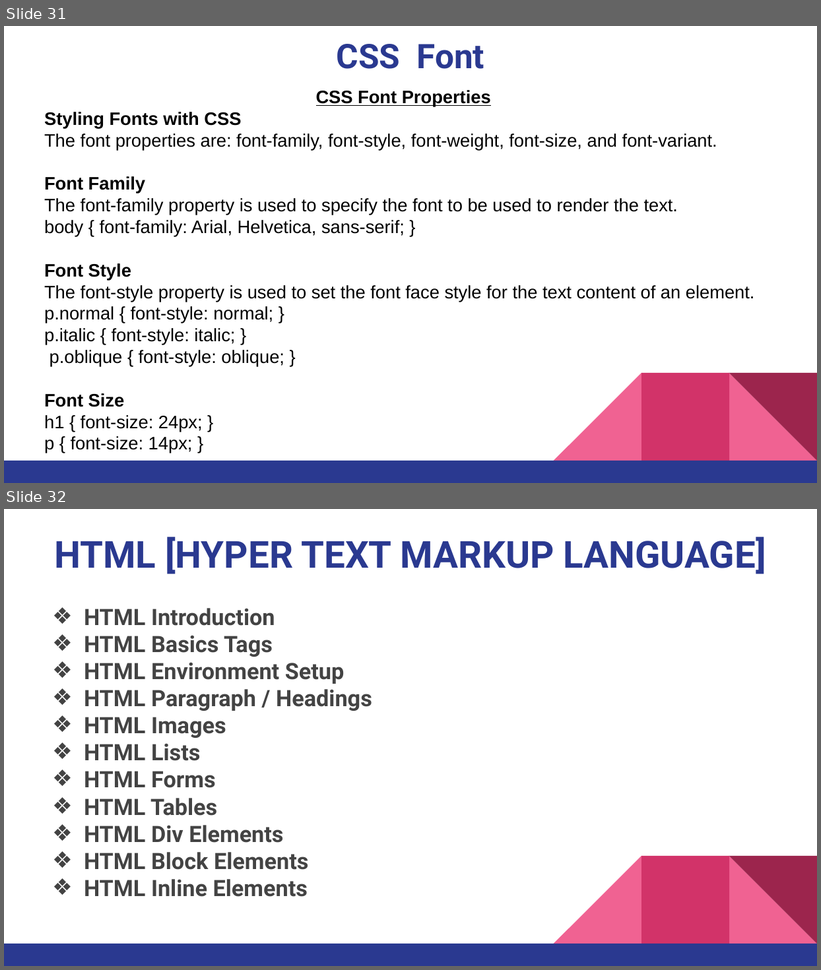
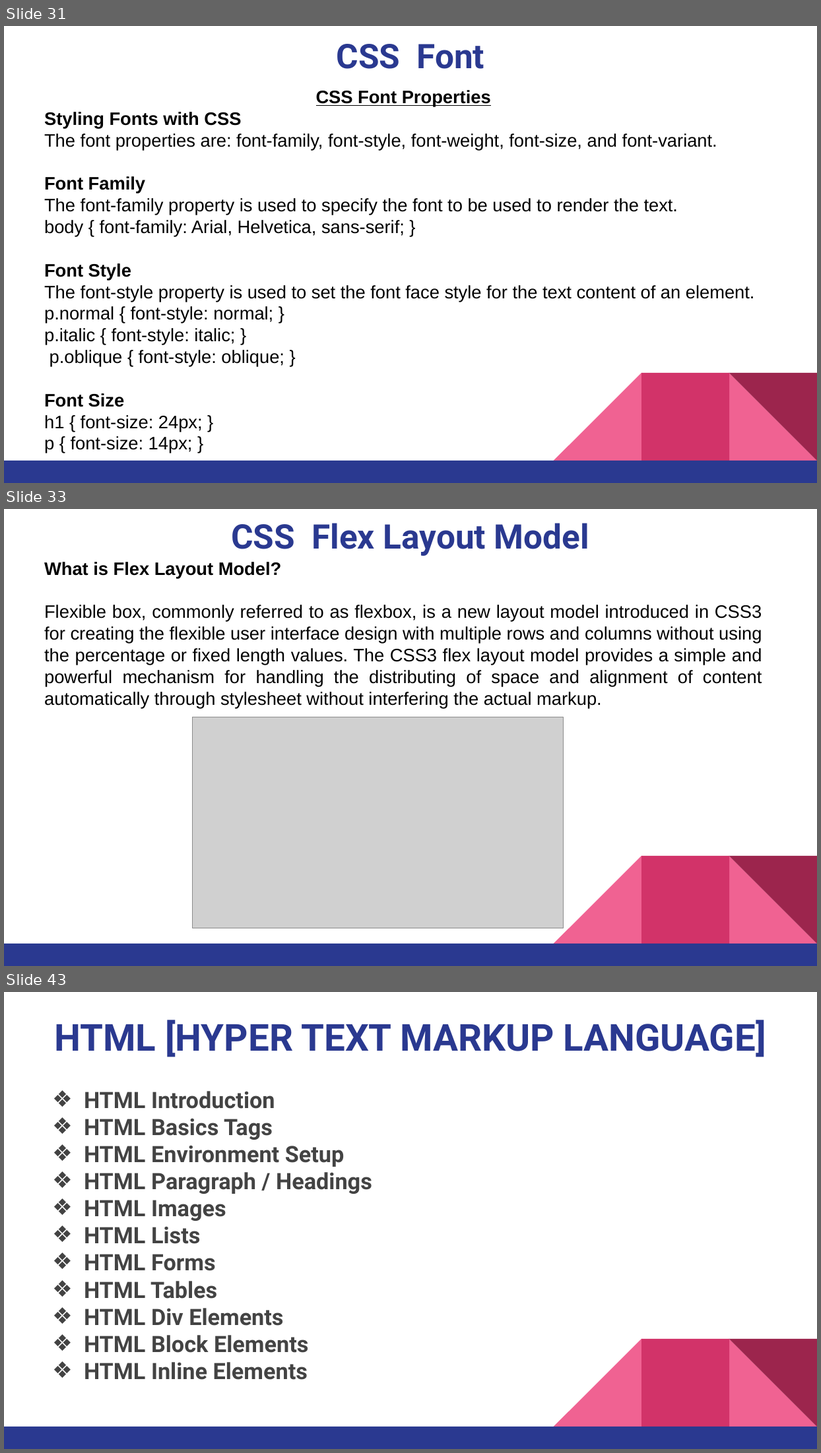
Before and after one commit to pnytrainingrepo/Webdevelopment, a slide deck: CSS Course.pptx. Shown one above the other, each under a label of ours: slides 31 and 32 before the commit, slides 31, 33 and 43 after it; the slides between them are not shown. The pictures are 821x970 and 821x1453 pixels, drawn with LibreOffice and Linux fonts; fonts in the diff are those of the drawing; grey boxes stand for pictures. Boxes give left, top, right and bottom in pixels: in the first picture for what was removed or moved away, otherwise in the second. Text is boxed around its words. In the diff, an @@ line names an element or a change of style, - is before the commit and + after.

```diff
--- a/CSS Course.pptx
+++ b/CSS Course.pptx
@@ slide 33 added at <box>4,509,817,966</box>, background #FFFFFF; not listed: 5 template elements that a slide beside it also shows @@
@@ title added at <box>231,523,589,556</box>, 30 pt, text #2A3990, bold @@
+CSS Flex Layout Model
@@ text added at <box>44,562,762,708</box>, 16 pt, text #000000 @@
+What is Flex Layout Model?
+Flexible box, commonly referred to as flexbox, is a new layout model introduced in CSS3 for creating the flexible user interface design with multiple rows and columns without using the percentage or fixed length values. The CSS3 flex layout model provides a simple and powerful mechanism for handling the distributing of space and alignment of content automatically through stylesheet without interfering the actual markup.
@@ picture added at <box>193,717,564,929</box> @@
@@ what was slide 32 is now slide 43 @@
```
Also in this commit, not shown: 10 other slides added, 35 other files.
